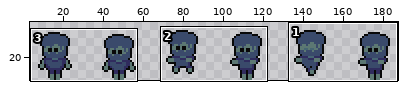
A sprite sheet gets an edit: assets/sprites/enemy/enemy2.png. The first picture is a wide view before the edit; the outline marks the close-up.
Close-up. As it was:
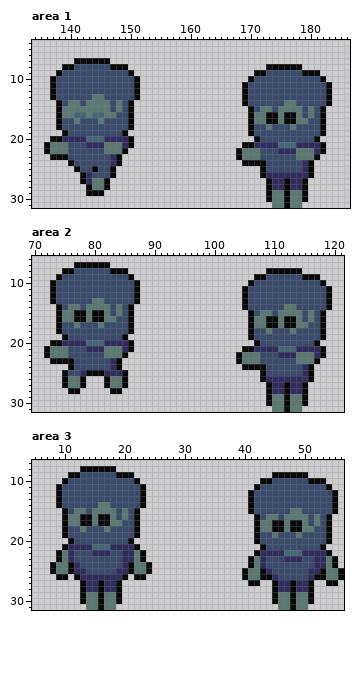
The file is 192x32 pixels. Shown: area 1: x 134..186, y 4..31; area 2: x 70..121, y 6..31; area 3: x 5..56, y 7..31. The wide view leaves out empty margins.
Once edited:
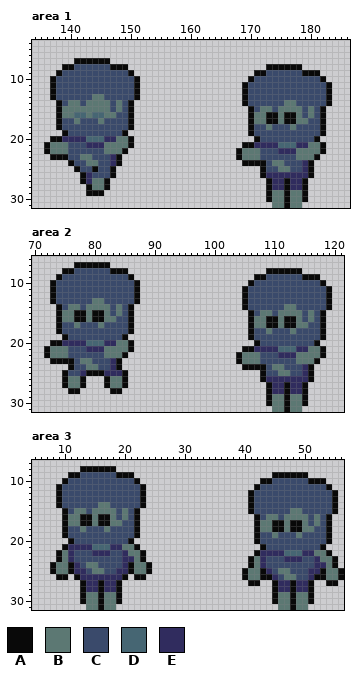
Palette (. is transparent): A #090909  B #5c7873  C #3a4a6b  D #466673  E #302c5e
The edit:
{"where": "area 1"}
{"y":20,"x":148,"old":"EE","new":"BB"}
{"y":21,"x":149,"old":"E","new":"B"}
{"y":21,"x":180,"old":"EE","new":"BB"}
{"y":22,"x":181,"old":"E","new":"B"}
{"y":23,"x":142,"old":"CC","new":"BB"}
{"y":24,"x":143,"old":"CC","new":"BB"}
{"y":24,"x":174,"old":"CC","new":"BB"}
{"y":25,"x":175,"old":"CC","new":"BB"}
{"where": "area 2"}
{"y":20,"x":84,"old":"EE","new":"BB"}
{"y":21,"x":85,"old":"E","new":"B"}
{"y":21,"x":116,"old":"EE","new":"BB"}
{"y":22,"x":117,"old":"E","new":"B"}
{"y":23,"x":78,"old":"CC","new":"BB"}
{"y":24,"x":79,"old":"CC","new":"BB"}
{"y":24,"x":110,"old":"CC","new":"BB"}
{"y":25,"x":111,"old":"CC","new":"BB"}
{"where": "area 3"}
{"y":21,"x":20,"old":"EE","new":"BB"}
{"y":22,"x":21,"old":"E","new":"B"}
{"y":22,"x":52,"old":"EE","new":"BB"}
{"y":23,"x":53,"old":"E","new":"B"}
{"y":24,"x":14,"old":"CC","new":"BB"}
{"y":25,"x":15,"old":"CC","new":"BB"}
{"y":25,"x":46,"old":"CC","new":"BB"}
{"y":26,"x":47,"old":"CC","new":"BB"}
{"label":"changed","picture_box":[80,136,128,166]}
{"label":"changed","picture_box":[272,142,320,172]}
{"label":"changed","picture_box":[80,340,128,370]}
{"label":"changed","picture_box":[272,346,320,376]}
{"label":"changed","picture_box":[122,544,134,556]}
{"label":"changed","picture_box":[278,550,326,580]}
{"label":"changed","picture_box":[86,562,104,574]}
